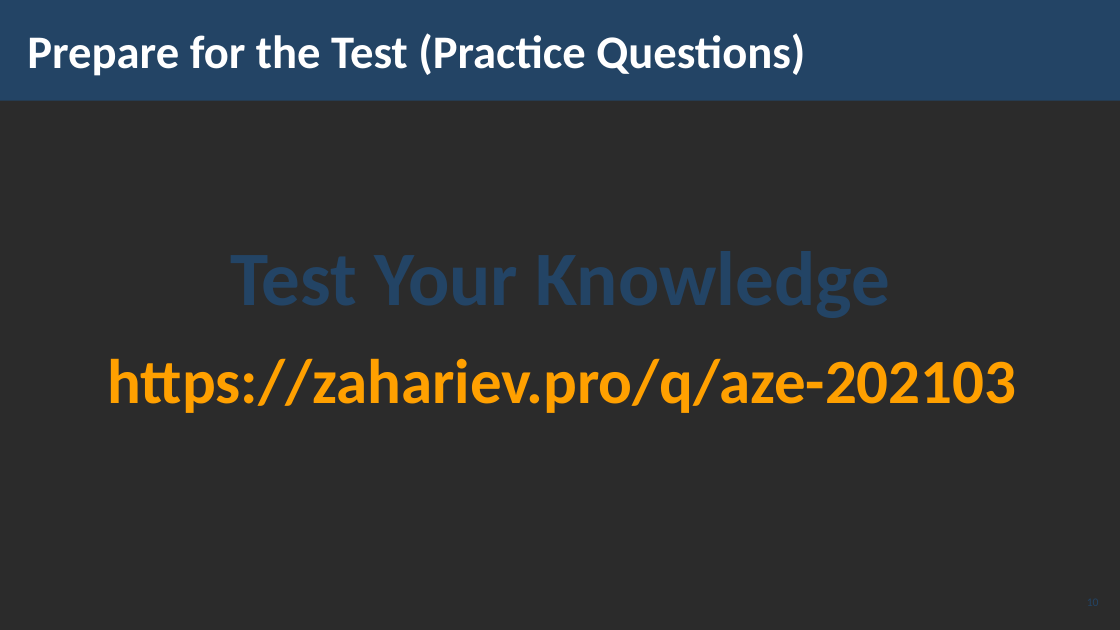
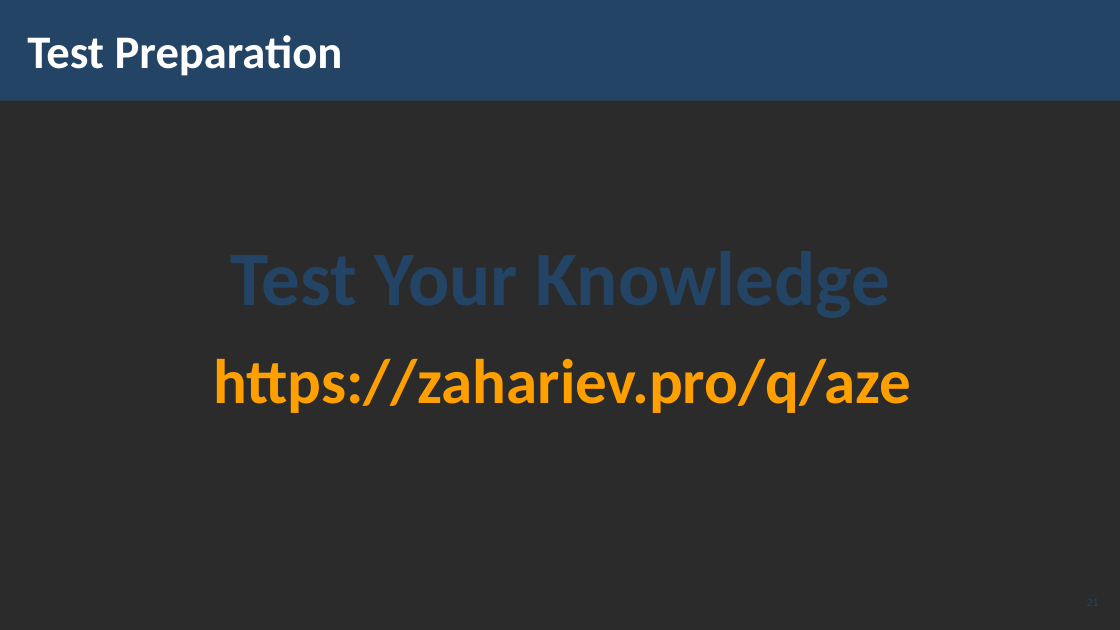
Before and after one commit to pirocorp/Azure, a slide deck: slide 21 of 06. ALL TOGETHER/M6-Slides-All-Together.pptx (slide 10 before the commit). Drawn at 1120x630 pixels with LibreOffice and Linux fonts; fonts in the diff are those of the drawing; background and template pictures are left out; a plain dark background stands for a picture behind light text. Boxes give left, top, right and bottom in pixels: in the first picture for what was removed or moved away, otherwise in the second. Text is boxed around its words. In the diff, an @@ line names an element or a change of style, - is before the commit and + after.

```diff
--- a/06. ALL TOGETHER/M6-Slides-All-Together.pptx
+++ b/06. ALL TOGETHER/M6-Slides-All-Together.pptx
@@ title at <box>27,35,343,76</box>: text changed @@
-Prepare for the Test (Practice Questions)
+Test Preparation
@@ text at <box>213,358,911,413</box>: text changed @@
-https://zahariev.pro/q/aze-202103
+https://zahariev.pro/q/aze
@@ page number at <box>1063,588,1102,617</box>: text changed @@
-10
+21
```
Also in this commit, not shown: 12 other slides changed, 8 slides added, 6 slides removed, 2 other files.
